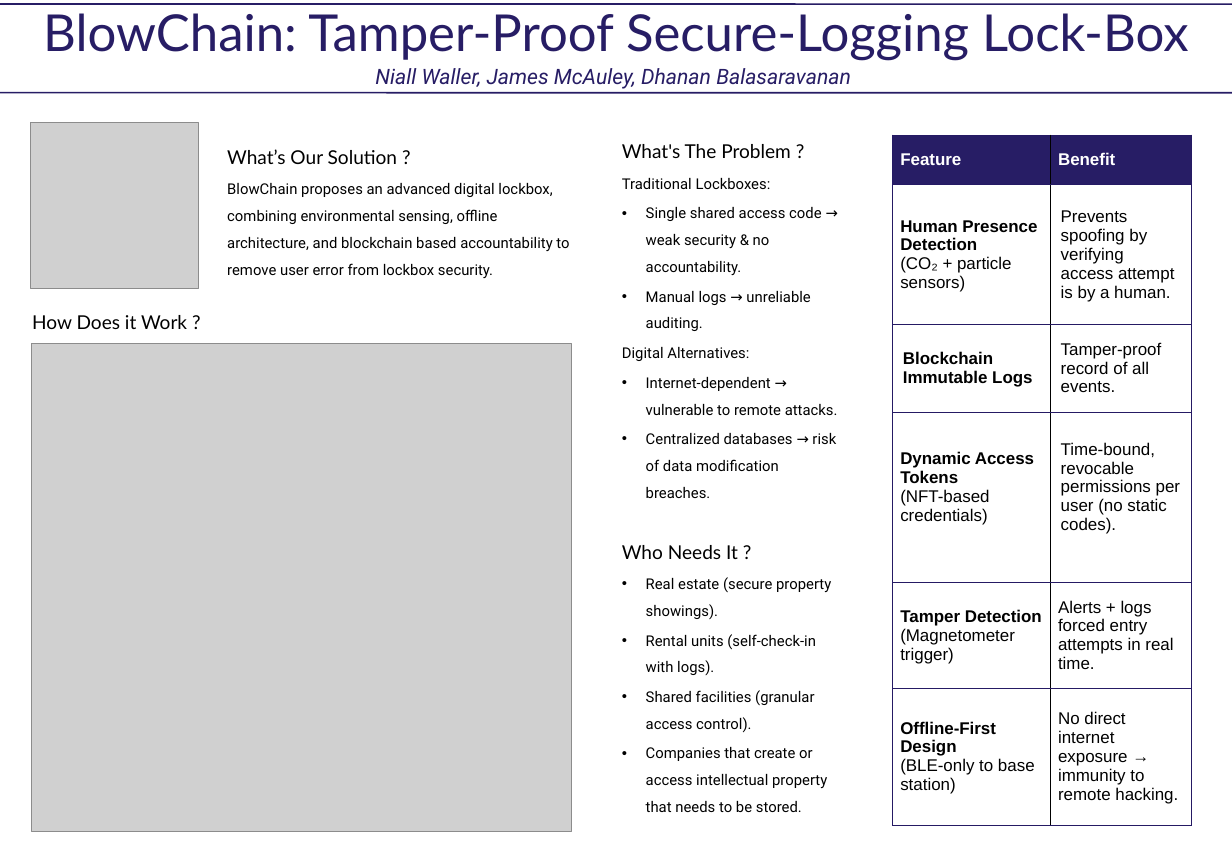
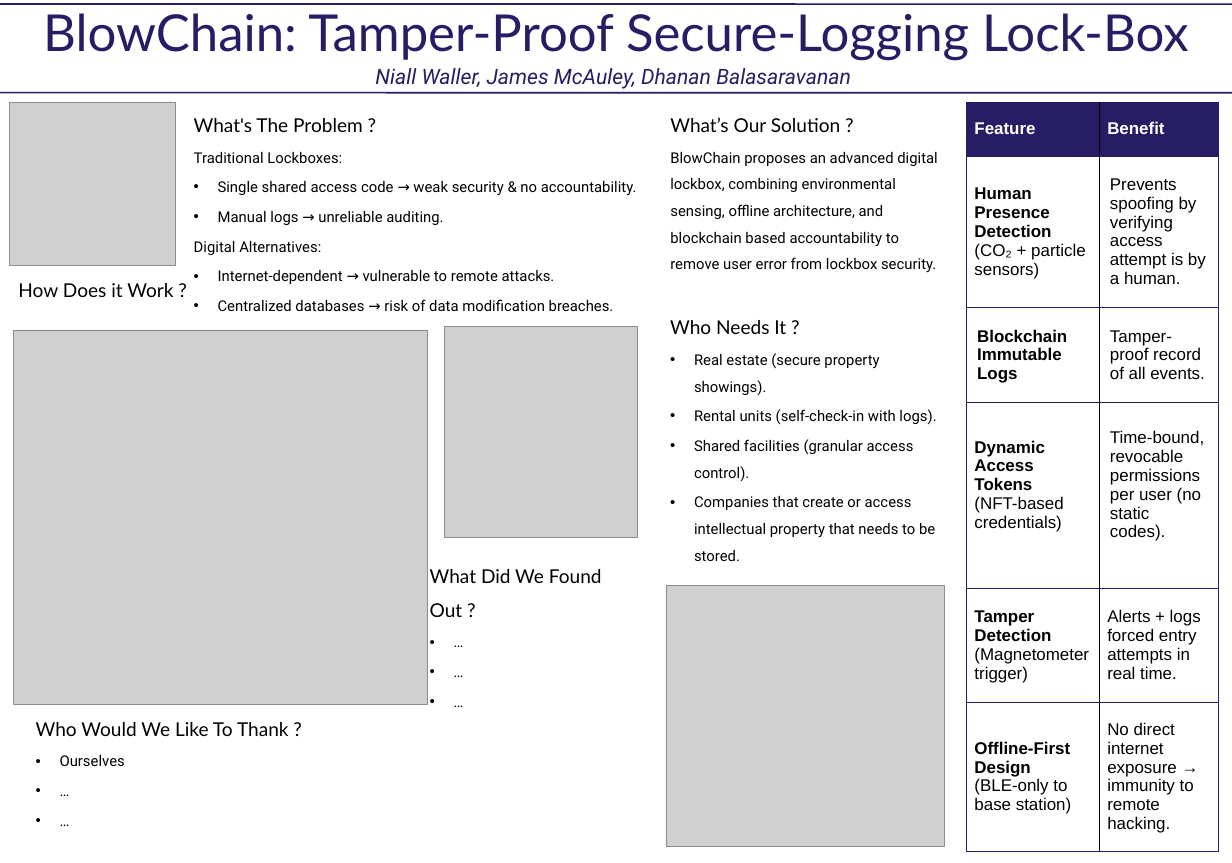
Before and after one commit to JFinnbarrM/BlowChain, a slide deck: slide 3 of wiki_assets/files/poster_template.pptx. Drawn at 1232x863 pixels with LibreOffice and Linux fonts; fonts in the diff are those of the drawing; grey boxes stand for pictures. Boxes give left, top, right and bottom in pixels: in the first picture for what was removed or moved away, otherwise in the second. Text is boxed around its words. In the diff, an @@ line names an element or a change of style, - is before the commit and + after.

Commit message:
added required items to poster (content still needs filling)
see summary

```diff
--- a/wiki_assets/files/poster_template.pptx
+++ b/wiki_assets/files/poster_template.pptx
@@ picture: place and size @@
-picture at box(31, 122, 198, 288)
+picture at box(9, 102, 175, 266)
@@ text "What's The Problem ?" rewrapped from box(622, 144, 838, 498) to box(194, 118, 637, 311) @@
@@ text "What’s Our Solution ?" rewrapped from box(227, 149, 569, 278) to box(670, 117, 938, 272) @@
@@ table: place and size @@
-table at box(892, 135, 1192, 824)
+table at box(967, 102, 1218, 851)
@@ text "How Does it Work ?": place and size @@
-text "How Does it Work ?" at box(32, 315, 187, 329)
+text "How Does it Work ?" at box(18, 283, 173, 297)
@@ text "Who Needs It ?" rewrapped from box(622, 545, 831, 812) to box(670, 320, 936, 561) @@
@@ picture added at box(444, 326, 638, 537) @@
@@ picture: place and size @@
-picture at box(31, 343, 572, 830)
+picture at box(14, 331, 428, 704)
@@ text added at box(430, 569, 602, 617), 18 pt, text #000000 @@
+What Did We Found Out ?
+• …
+• …
+• …
@@ picture added at box(666, 585, 943, 846) @@
@@ text added at box(36, 722, 289, 766), 18 pt, text #000000 @@
+Who Would We Like To Thank ?
+• Ourselves
+• …
+• …
```
